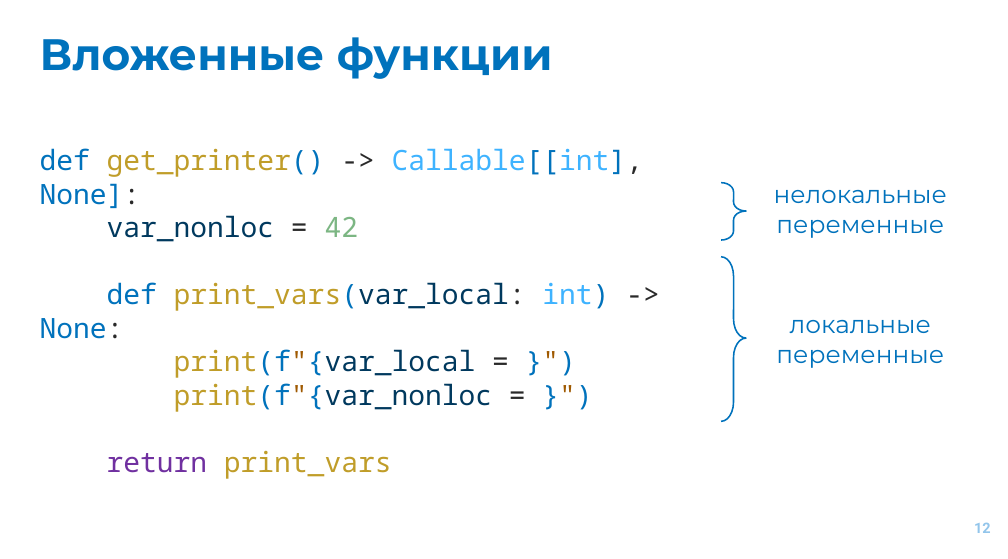
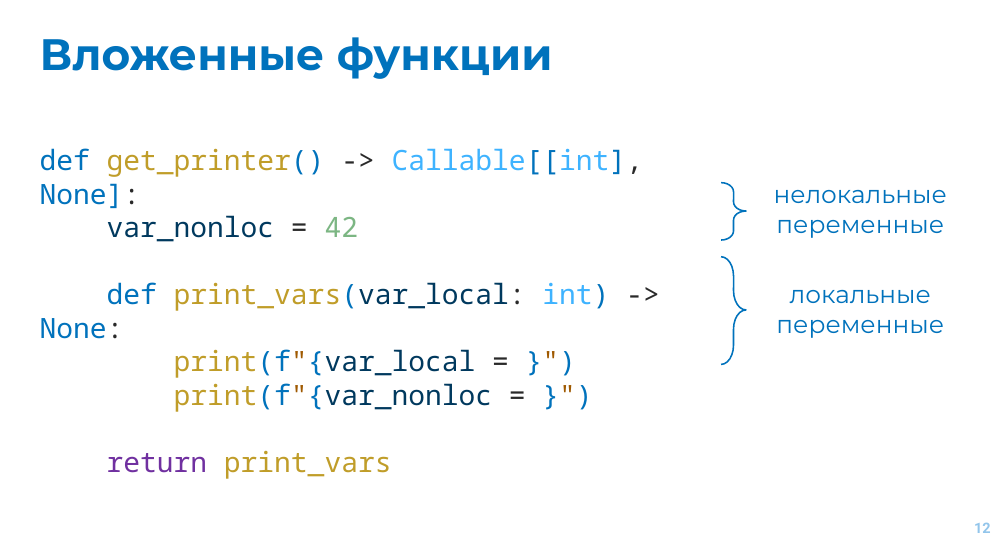
Before and after one commit to EvgrafovMichail/python_mipt_dafe, a slide deck: slide 12 of lessons/sem01/lesson08/decorators.pptx. Drawn at 1008x559 pixels with LibreOffice and Linux fonts; fonts in the diff are those of the drawing. Boxes give left, top, right and bottom in pixels: in the first picture for what was removed or moved away, otherwise in the second. Text is boxed around its words. In the diff, an @@ line names an element or a change of style, - is before the commit and + after.

```diff
--- a/lessons/sem01/lesson08/decorators.pptx
+++ b/lessons/sem01/lesson08/decorators.pptx
@@ right brace: place and size @@
-right brace at bbox=[721, 257, 746, 421]
+right brace at bbox=[721, 257, 746, 364]
@@ text "локальные переменные": place and size @@
-text "локальные переменные" at bbox=[776, 320, 944, 368]
+text "локальные переменные" at bbox=[776, 290, 944, 338]
```
Also in this commit, not shown: 5 other slides changed, 16 slides added, 6 slides removed.
